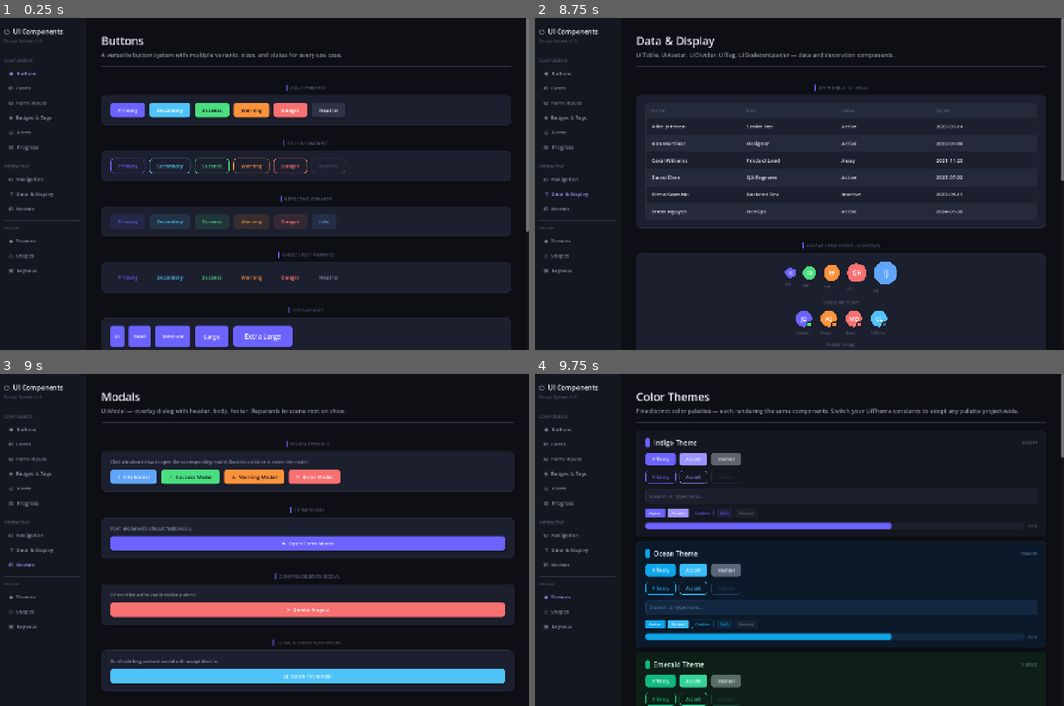
Above: before the commit, frames 1-4 (two rows, left to right).
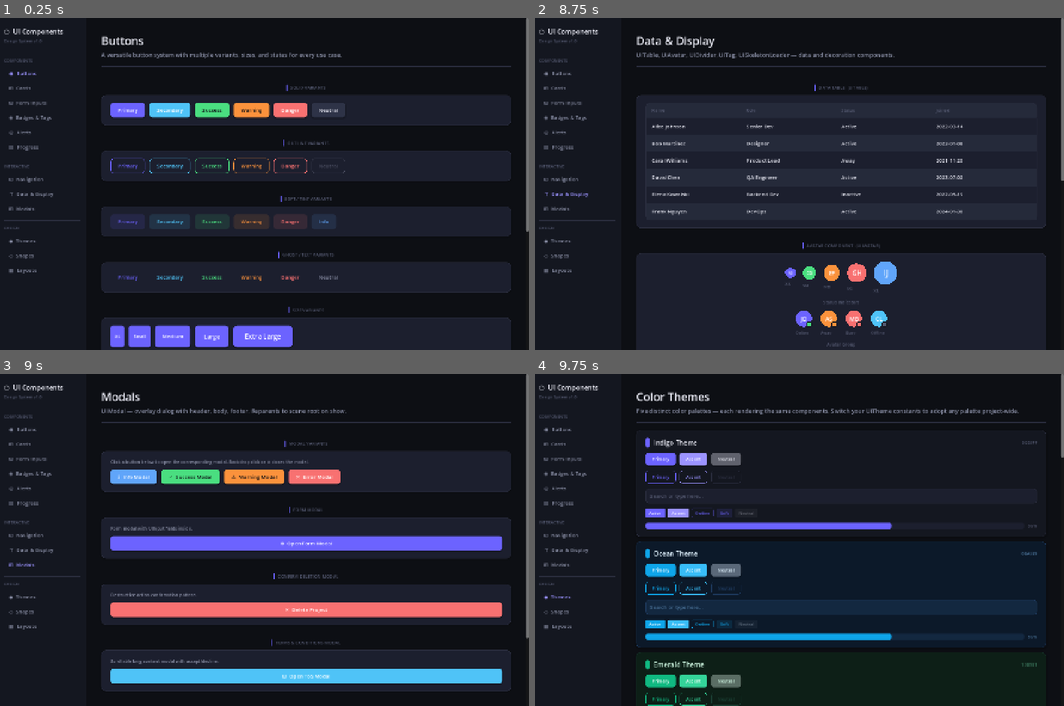
Above: after the commit, the same moments.

Repository: Cai-ki/godot-component-library
Game: Godot game, scene res://scenes/main.tscn
Two runs of this game, one before a commit and one after it. Both use one fixed random seed, a clock stepped at 60 frames per second and the inputs below.
Inputs (mouse positions are in pixels of both pictures, inside the frame that each line leads up to):
- Up to frame 1 (0.25 s): no input
- Up to frame 2 (8.75 s): click "◉ Buttons" at 0.5 s; click "⊞ Cards" at 1.25 s; click "⊟ Form Inputs" at 2 s; click (688, 117) at 2.77 s; type "12" at 2.85 s; click (889, 117) at 3 s; type "12" at 3.08 s; click (688, 184) at 3.23 s; type "12" at 3.32 s; click (788, 184) at 3.52 s; type "12" at 3.6 s; click (889, 184) at 3.75 s; type "12" at 3.83 s; click (989, 184) at 3.98 s; type "12" at 4.07 s; click (741, 270) at 4.27 s; type "Alex" at 4.35 s; click "◈ Badges & Tags" at 5 s; click "◎ Alerts" at 5.75 s; click "▤ Progress" at 6.5 s; click "⊡ Navigation" at 7.25 s; click "⊤ Data & Display" at 8 s
- Up to frame 3 (9 s): click "⊞ Modals" at 8.75 s
- Up to frame 4 (9.75 s): click "◆ Themes" at 9.5 s

Frames 1-2 are identical in both runs. In frame 3, 1.3% of the frame differs, in the area x 51-100%, y 0-96%; in frame 4, nothing differs.

Commit message:
feat: add UIToast component with auto-dismiss and stacking support
UIToast (extends Node) creates a CanvasLayer(100) at the viewport root
on first use so toasts always render above all UI. Each toast pill is
self-contained with its own Timer for dismissal — no await coroutines
that could be interrupted by page navigation. Fade in/out via Tween.
Demo added to Modals page with 4 type buttons + stack test.

Diff:
--- /dev/null
+++ b/components/toast/ui_toast.gd
@@ -0,0 +1,113 @@
+class_name UIToast
+extends Node
+
+## Non-blocking toast notification that auto-dismisses.
+## Usage: add to any scene node, then call show_toast().
+## Internally creates a CanvasLayer(100) at the viewport root so toasts
+## always render above the entire UI regardless of where UIToast lives.
+
+enum ToastType { INFO, SUCCESS, WARNING, ERROR }
+
+@export var default_duration: float = 3.0
+
+
+func show_toast(message: String, type: ToastType = ToastType.INFO, duration: float = -1.0) -> void:
+	var stack := _get_or_create_stack()
+	var dur := default_duration if duration < 0.0 else duration
+
+	var color: Color
+	var icon: String
+	match type:
+		ToastType.SUCCESS: color = UITheme.SUCCESS; icon = "✓"
+		ToastType.WARNING: color = UITheme.WARNING; icon = "⚠"
+		ToastType.ERROR:   color = UITheme.DANGER;  icon = "✕"
+		_:                 color = UITheme.INFO;    icon = "ℹ"
+
+	# Centering wrapper
+	var wrapper := CenterContainer.new()
+	wrapper.size_flags_horizontal = Control.SIZE_EXPAND_FILL
+	wrapper.mouse_filter = Control.MOUSE_FILTER_IGNORE
+	stack.add_child(wrapper)
+
+	# Toast pill
+	var panel := PanelContainer.new()
+	var s := StyleBoxFlat.new()
+	s.bg_color = Color(color.r, color.g, color.b, 0.15)
+	s.corner_radius_top_left     = UITheme.RADIUS_PILL
+	s.corner_radius_top_right    = UITheme.RADIUS_PILL
+	s.corner_radius_bottom_left  = UITheme.RADIUS_PILL
+	s.corner_radius_bottom_right = UITheme.RADIUS_PILL
+	s.border_width_top    = 1; s.border_width_bottom = 1
+	s.border_width_left   = 1; s.border_width_right  = 1
+	s.border_color  = Color(color.r, color.g, color.b, 0.5)
+	s.shadow_size   = 12
+	s.shadow_color  = Color(0, 0, 0, 0.3)
+	s.shadow_offset = Vector2(0, 4)
+	s.content_margin_left   = 18; s.content_margin_right  = 18
+	s.content_margin_top    = 12; s.content_margin_bottom = 12
+	panel.add_theme_stylebox_override("panel", s)
+	panel.mouse_filter = Control.MOUSE_FILTER_IGNORE
+	wrapper.add_child(panel)
+
+	# Icon + message
+	var h := HBoxContainer.new()
+	h.add_theme_constant_override("separation", 10)
+	h.mouse_filter = Control.MOUSE_FILTER_IGNORE
+	panel.add_child(h)
+
+	var icon_lbl := Label.new()
+	icon_lbl.text = icon
+	icon_lbl.add_theme_font_size_override("font_size", UITheme.FONT_MD)
+	icon_lbl.add_theme_color_override("font_color", color)
+	h.add_child(icon_lbl)
+
+	var msg_lbl := Label.new()
+	msg_lbl.text = message
+	msg_lbl.add_theme_font_size_override("font_size", UITheme.FONT_MD)
+	msg_lbl.add_theme_color_override("font_color", UITheme.TEXT_PRIMARY)
+	h.add_child(msg_lbl)
+
+	# Fade in
+	wrapper.modulate.a = 0.0
+	var tween_in := create_tween()
+	tween_in.tween_property(wrapper, "modulate:a", 1.0, 0.25).set_trans(Tween.TRANS_SINE)
+
+	# Auto-dismiss via Timer owned by wrapper (safe if wrapper is freed early)
+	var timer := Timer.new()
+	timer.one_shot = true
+	timer.wait_time = dur
+	wrapper.add_child(timer)
+	timer.start()
+	timer.timeout.connect(func():
+		if not is_instance_valid(wrapper):
+			return
+		var tween_out := create_tween()
+		tween_out.tween_property(wrapper, "modulate:a", 0.0, 0.3).set_trans(Tween.TRANS_SINE)
+		tween_out.finished.connect(func():
+			if is_instance_valid(wrapper):
+				wrapper.queue_free()
+		)
+	)
+
+
+# Returns (or creates) the VBoxContainer inside a CanvasLayer(100) at root.
+# Layer 100 ensures toasts render above all UI regardless of CanvasLayer setup.
+func _get_or_create_stack() -> VBoxContainer:
+	var root := get_tree().root
+	for child in root.get_children():
+		if child.name == &"_UIToastLayer":
+			return child.get_child(0) as VBoxContainer
+
+	var layer := CanvasLayer.new()
+	layer.name = "_UIToastLayer"
+	layer.layer = 100
+	root.add_child(layer)
+
+	var vbox := VBoxContainer.new()
+	vbox.alignment = BoxContainer.ALIGNMENT_END
+	vbox.add_theme_constant_override("separation", 8)
+	vbox.set_anchors_and_offsets_preset(Control.PRESET_FULL_RECT)
+	vbox.offset_bottom = -24
+	vbox.mouse_filter = Control.MOUSE_FILTER_IGNORE
+	layer.add_child(vbox)
+	return vbox
--- a/scripts/pages/modals_page.gd
+++ b/scripts/pages/modals_page.gd
@@ -10,6 +10,7 @@
 	_form_modal(parent)
 	_confirm_modal(parent)
 	_info_modal(parent)
+	_toast_section(parent)
 
 
 # =============================================
@@ -236,3 +237,47 @@
 	accept_btn.pressed.connect(func(): tos_modal.hide_modal())
 
 	UI.solid_btn(demo_card4, "⊟  Open ToS Modal", UITheme.SECONDARY).pressed.connect(func(): tos_modal.show_modal())
+
+
+# =============================================
+# TOAST NOTIFICATIONS
+# =============================================
+
+func _toast_section(parent: Control) -> void:
+	UI.section(parent, "Toast Notifications  (UIToast)")
+
+	var demo_card := UI.card(parent, 24, 20)
+	demo_card.add_child(UI.label(
+		"Non-blocking notifications that auto-dismiss after 3 seconds. "
+		+ "Reparents to the viewport root on first call.",
+		UITheme.FONT_SM, UITheme.TEXT_SECONDARY
+	))
+
+	# UIToast instance — added to parent, reparents itself on first show
+	var toast := UIToast.new()
+	parent.add_child(toast)
+
+	# Type buttons
+	var btns := UI.hbox(demo_card, 12)
+	UI.solid_btn(btns, "ℹ  Info", UITheme.INFO).pressed.connect(
+		func(): toast.show_toast("This is an info notification.", UIToast.ToastType.INFO)
+	)
+	UI.solid_btn(btns, "✓  Success", UITheme.SUCCESS, UITheme.TEXT_INVERSE).pressed.connect(
+		func(): toast.show_toast("Operation completed successfully!", UIToast.ToastType.SUCCESS)
+	)
+	UI.solid_btn(btns, "⚠  Warning", UITheme.WARNING, UITheme.TEXT_INVERSE).pressed.connect(
+		func(): toast.show_toast("Please review before continuing.", UIToast.ToastType.WARNING)
+	)
+	UI.solid_btn(btns, "✕  Error", UITheme.DANGER).pressed.connect(
+		func(): toast.show_toast("Connection failed. Please retry.", UIToast.ToastType.ERROR)
+	)
+	UI.h_expand(btns)
+
+	# Stack demo
+	var stack_row := UI.hbox(demo_card, 12)
+	UI.outline_btn(stack_row, "Stack 3 Toasts", UITheme.PRIMARY).pressed.connect(func():
+		toast.show_toast("First notification", UIToast.ToastType.INFO)
+		toast.show_toast("Second notification", UIToast.ToastType.SUCCESS)
+		toast.show_toast("Third notification", UIToast.ToastType.WARNING)
+	)
+	UI.h_expand(stack_row)
